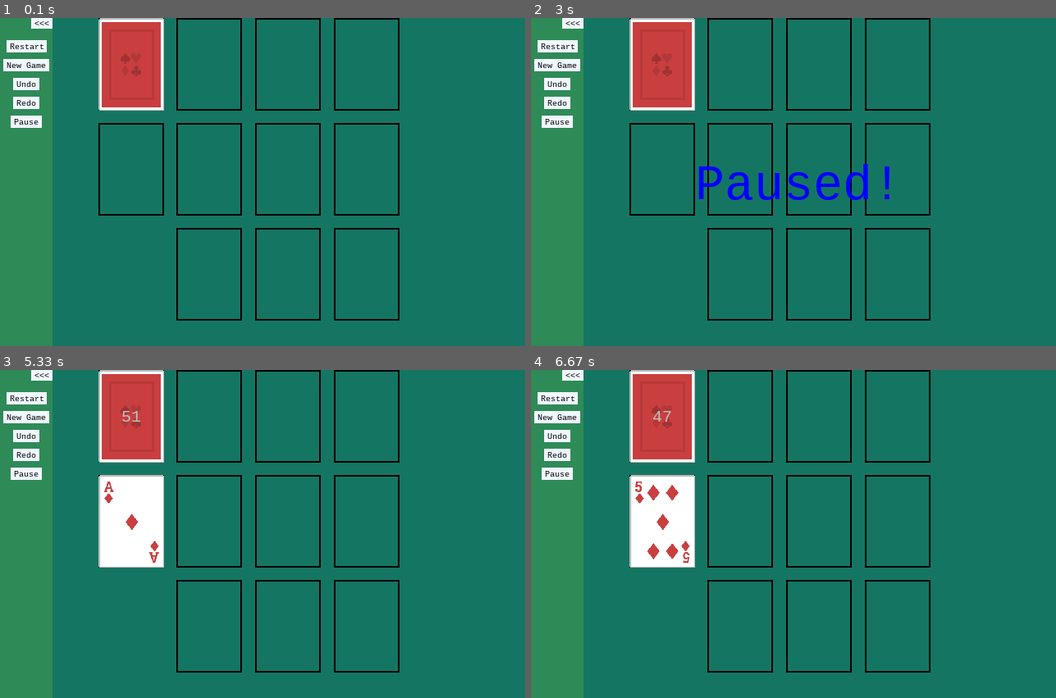
Above: before the commit, frames 1-4 (two rows, left to right).
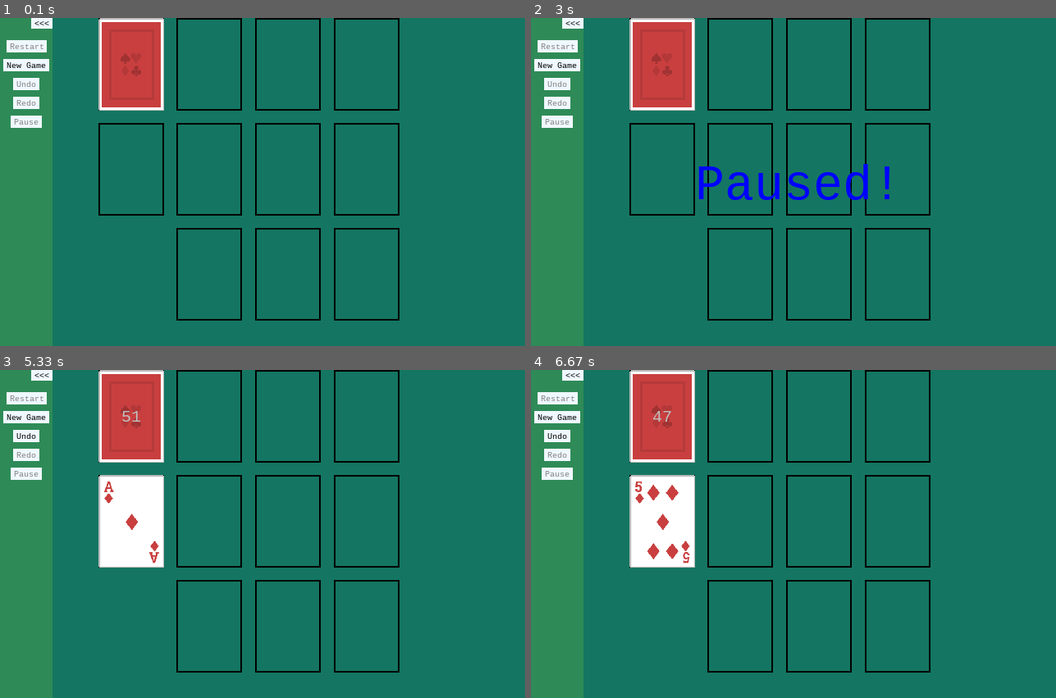
Above: after the commit, the same moments.

Repository: alexetsnyder/OuroborosPython
Game: pygame game, started from Pygame/FourSeasons/game.py
Same seed, same stepped clock (60 frames per second), same inputs: the game is played once before the commit and once after it.
Inputs (mouse positions are in pixels of both pictures, inside the frame that each line leads up to):
- Up to frame 1 (0.1 s): no input
- Up to frame 2 (3 s): hold Esc 0.33-0.8 s; move the mouse to (772, 195) at 0.37 s; hold Esc 0.83-1.3 s; move the mouse to (630, 132) at 0.87 s; click (767, 267) at 1.38 s; tap Esc at 2.67 s
- Up to frame 3 (5.33 s): hold Esc 4.07-4.53 s; move the mouse to (147, 507) at 4.1 s; click (136, 448) at 5.12 s
- Up to frame 4 (6.67 s): press the mouse at (667, 448) at 5.43 s; move the mouse to (678, 514) at 5.53 s; move the mouse to (688, 586) at 5.63 s; release the mouse at (688, 586) at 5.67 s; press the mouse at (667, 448) at 5.77 s; move the mouse to (741, 534) at 5.87 s; move the mouse to (814, 622) at 5.97 s; release the mouse at (814, 622) at 6 s; press the mouse at (667, 448) at 6.1 s; move the mouse to (662, 474) at 6.2 s; move the mouse to (662, 501) at 6.3 s; release the mouse at (662, 501) at 6.33 s; press the mouse at (667, 448) at 6.43 s; move the mouse to (657, 432) at 6.53 s; move the mouse to (651, 415) at 6.63 s

The runs differ from the first frame. In frame 1, 0.1% of the frame differs, in the area x 1-9%, y 7-33%; in frame 2, 0.1%; in frame 3, 0.1%; in frame 4, 0.1%.

Commit message:
Buttons Work, Bug Fixes, and Refactored
Fixed bug that was crashing the game if you resized before clicking new deal. Fixed bug preventing pause button to work. All buttons are disabled except for new game at the start. Then restart and pause are enabled. Undo and Redo are only enabled if there is anything to undo or redo respectively. Refactored trans module to acts. Refactored redeal to restart to be consistent throughout the program.  Fixed bug that allowed undo of picking up a card and placing it back onto the same tile.

Diff:
--- a/Pygame/FourSeasons/trans.py
+++ b/Pygame/FourSeasons/acts.py
@@ -1,4 +1,6 @@
-#trans.py
+#acts.py
+import events
+from structs import *
 
 class UndoAction:
 	def __init__(self, undo_method, redo_method, *args):
@@ -20,22 +22,34 @@
 	def post(self, action):
 		self.redo_stack.clear()
 		self.undo_stack.append(action)
+		events.UserEvent(CustomEvent.REDO_STACK_CLEARED).post()
+		events.UserEvent(CustomEvent.UNDO_ENABLED).post()
 
 	def clear(self):
 		self.redo_stack.clear()
 		self.undo_stack.clear()
+		events.UserEvent(CustomEvent.REDO_STACK_CLEARED).post()
+		events.UserEvent(CustomEvent.UNDO_STACK_CLEARED).post()
+
+	def can_undo(self):
+		return len(self.undo_stack) > 0
+
+	def can_redo(self):
+		return len(self.redo_stack) > 0
 
 	def redo(self):
 		if any(self.redo_stack):
 			redo_action = self.redo_stack.pop()
 			redo_action.redo()
 			self.undo_stack.append(redo_action)
+			events.UserEvent(CustomEvent.UNDO_ENABLED).post()
 
 	def undo(self):
 		if any(self.undo_stack):
 			undo_action = self.undo_stack.pop()
 			undo_action.undo()
 			self.redo_stack.append(undo_action)
+			events.UserEvent(CustomEvent.REDO_ENABLED).post()
 
 if __name__=='__main__':
 	pass
--- a/Pygame/FourSeasons/events.py
+++ b/Pygame/FourSeasons/events.py
@@ -42,7 +42,12 @@
 	CustomEvent.FIRST_CARD         : 'FIRST_CARD',
 	CustomEvent.DRAW_ONE           : 'DRAW_ONE',
 	CustomEvent.GAME_OVER          : 'GAME_OVER',
-	CustomEvent.RE_DEAL            : 'RE_DEAL',
+	CustomEvent.RESTART            : 'RESTART',
+	CustomEvent.PAUSE              : 'PAUSE',
+	CustomEvent.REDO_STACK_CLEARED : 'REDO_STACK_CLEARED',
+	CustomEvent.UNDO_ENABLED       : 'UNDO_ENABLED',
+	CustomEvent.REDO_ENABLED       : 'REDO_ENABLED',
+	CustomEvent.UNDO_STACK_CLEARED : 'UNDO_STACK_CLEARED'
 }
 
 PYGAME_MOUSE_BUTTON_TO_STRING = {
--- a/Pygame/FourSeasons/four_seasons.py
+++ b/Pygame/FourSeasons/four_seasons.py
@@ -1,9 +1,9 @@
 #four_seasons.py
-import go, imp, events, trans
+import go, imp, events, acts
 import pygame, random, time, sys
 from pygame import freetype
 from structs import *
-from geo import plottable
+from geo import plottable, Vector
 
 def pause_events_class(cls):
 	class ClassWrapper (cls):
@@ -16,7 +16,7 @@
 
 		def wire_events(self):
 			super().wire_events()
-			imp.IMP().add_delegate(events.KeyDownEvent(pygame.K_ESCAPE).listen(self.on_pause))
+			imp.IMP().add_delegate(events.UserEvent(CustomEvent.PAUSE).listen(self.on_pause))
 	return ClassWrapper
 
 def pause_events_method(func):
@@ -59,7 +59,7 @@
 	def on_card_motion(self, event):
 		if self.is_selected:
 			new_pos = event.pos
-			v = go.Vector(*new_pos) - go.Vector(*self.mouse_pos)
+			v = Vector(*new_pos) - Vector(*self.mouse_pos)
 			self.move(v.v0, v.v1)
 			self.mouse_pos = new_pos
 
@@ -131,7 +131,7 @@
 	def wire_events(self):
 		imp.IMP().add_delegate(events.UserEvent(CustomEvent.TILE_CLICKED).listen(self.on_tile_clicked))
 		imp.IMP().add_delegate(events.UserEvent(CustomEvent.NEW_DEAL).listen(self.on_new_deal))
-		imp.IMP().add_delegate(events.UserEvent(CustomEvent.RE_DEAL).listen(self.on_redeal))
+		imp.IMP().add_delegate(events.UserEvent(CustomEvent.RESTART).listen(self.on_restart))
 		imp.IMP().add_delegate(events.UserEvent(CustomEvent.DRAW_ONE).listen(self.on_draw_one))
 		imp.IMP().add_delegate(events.UserEvent(CustomEvent.CARD_TABLE_RESIZED).listen(self.on_card_table_resized))
 
@@ -146,7 +146,7 @@
 			event.deck_tile.update_text(str(remaining))
 			print('Action> Next Card: (#{} {}) and {} Left.'.format(next_index, next_card, remaining))
 			undo_args = (next_index, next_card, event.deck_tile, event.discard_tile)
-			undo_action = trans.UndoAction(self.undo_draw, self.redo_draw, *undo_args)
+			undo_action = acts.UndoAction(self.undo_draw, self.redo_draw, *undo_args)
 			imp.IMP().actions.post(undo_action)
 
 	@pause_events_method
@@ -154,8 +154,8 @@
 		self.new_deal(event.tiles)
 
 	@pause_events_method
-	def on_redeal(self, event):
-		self.redeal(event.tiles)
+	def on_restart(self, event):
+		self.restart(event.tiles)
 
 	@pause_events_method
 	def on_tile_clicked(self, event):
@@ -199,7 +199,7 @@
 		self.print_seed()
 		random.shuffle(self.deck)
 
-	def redeal(self, tiles):
+	def restart(self, tiles):
 		return self.deal(tiles)
 
 	def new_deal(self, tiles):
@@ -354,7 +354,8 @@
 			suit_text.set_visibility(True)
 
 	def on_card_table_resized(self, event):
-		self.update_foundation_text()
+		if not self.first_card == None:
+			self.update_foundation_text()
 
 	def update_foundation_text(self):
 		font_info = go.FontInfo(font_size=self.font_size, font_name=Card.SUIT_FONT, font_color=self.first_card.suit_color)
@@ -443,9 +444,10 @@
 			if selected_tile.can_lay(selected_card):
 				print('Action> {} -> {} -> {}'.format(original_tile.index, selected_card, selected_tile))
 				selected_tile.lay(selected_card)
-				undo_args = (original_tile, selected_tile, selected_card)
-				undo_action = trans.UndoAction(self.undo_card_layed, self.redo_card_layed, *undo_args)
-				imp.IMP().actions.post(undo_action)
+				if not selected_tile.index == original_tile.index:
+					undo_args = (original_tile, selected_tile, selected_card)
+					undo_action = acts.UndoAction(self.undo_card_layed, self.redo_card_layed, *undo_args)
+					imp.IMP().actions.post(undo_action)
 			else:
 				print('Action> {} <- {}'.format(original_tile, selected_card))
 				original_tile.lay(selected_card)
@@ -582,10 +584,10 @@
 	def on_mouse_motion(self, event):
 		events.UserEvent(CustomEvent.CARD_MOTION).post(pos=event.pos)
 
-	def redeal(self):
+	def restart(self):
 		self.card_tiles.reset()
 		imp.IMP().actions.clear()
-		events.UserEvent(CustomEvent.RE_DEAL).post(tiles=self.card_tiles.find_all())
+		events.UserEvent(CustomEvent.RESTART).post(tiles=self.card_tiles.find_all())
 
 	def new_deal(self):
 		imp.IMP().actions.clear()
--- a/Pygame/FourSeasons/game.py
+++ b/Pygame/FourSeasons/game.py
@@ -1,20 +1,18 @@
 #game.py
 import controls
 import pygame, time
-import events, imp, go, trans
+import events, imp, go
 import four_seasons as fs
-from config import Config
 from structs import *
 
 #ToDo:
-#1) Buttons Pause, Undo, Redo, Redraw, NewDeal.
+#1) Quick Click (click on a card and it is placed on a tile).
 #2) Timer.
 #3) Score.
 #4) Refactor foundation tile background.
 #5) Only winable hands.
 #6) One list to draw everything.
 #7) Center the game better.
-#8) Resize breaks before game start.
 
 class Screen:
 	def __init__(self, size):
@@ -62,30 +60,60 @@
 		imp.IMP().add_delegate(events.WindowResizedEvent().listen(self.on_resize))
 		imp.IMP().add_delegate(events.KeyDownEvent(pygame.K_ESCAPE).listen(self.on_pause))
 		imp.IMP().add_delegate(events.UserEvent(CustomEvent.GAME_OVER).listen(self.on_game_over))
+		imp.IMP().add_delegate(events.UserEvent(CustomEvent.UNDO_STACK_CLEARED).listen(self.on_redo_undo_changed))
+		imp.IMP().add_delegate(events.UserEvent(CustomEvent.REDO_STACK_CLEARED).listen(self.on_redo_undo_changed))
+		imp.IMP().add_delegate(events.UserEvent(CustomEvent.UNDO_ENABLED).listen(self.on_redo_undo_changed))
+		imp.IMP().add_delegate(events.UserEvent(CustomEvent.REDO_ENABLED).listen(self.on_redo_undo_changed))
 
 	def create_side_bar(self):
 		buttons = []
-		buttons.append(controls.Button('Restart', self.redeal))
-		buttons.append(controls.Button('New Game', self.new_game))
-		buttons.append(controls.Button('Undo', self.undo))
-		buttons.append(controls.Button('Redo', self.redo))
-		buttons.append(controls.Button('Pause', self.pause_btn))
+		self.restart_btn = controls.Button('Restart', self.restart)
+		self.new_game_btn = controls.Button('New Game', self.new_game)
+		self.undo_btn = controls.Button('Undo', self.undo)
+		self.redo_btn = controls.Button('Redo', self.redo)
+		self.pause_btn = controls.Button('Pause', self.on_pause)
+		self.restart_btn.set_enabled(False)
+		self.undo_btn.set_enabled(False)
+		self.redo_btn.set_enabled(False)
+		self.pause_btn.set_enabled(False)
+		buttons.append(self.restart_btn)
+		buttons.append(self.new_game_btn)
+		buttons.append(self.undo_btn)
+		buttons.append(self.redo_btn)
+		buttons.append(self.pause_btn)
 		self.side_bar = controls.SideBar(self.h, controls=buttons)
 
 	def new_game(self, event):
 		self.card_table.new_deal()
-
-	def redeal(self, event):
-		self.card_table.redeal()
+		self.restart_btn.set_enabled(True)
+		self.pause_btn.set_enabled(True)
+
+	def restart(self, event):
+		self.card_table.restart()
 
 	def undo(self, event):
 		imp.IMP().actions.undo()
+		self.toggle_undo_redo()
 
 	def redo(self, event):
 		imp.IMP().actions.redo()
-
-	def pause_btn(self, event):
-		self.on_pause(event)
+		self.toggle_undo_redo()
+
+	def toggle_undo_redo(self):
+		self.toggle_undo()
+		self.toggle_redo()
+
+	def toggle_undo(self):
+		is_enabled = False
+		if imp.IMP().actions.can_undo():
+			is_enabled = True
+		self.undo_btn.set_enabled(is_enabled)
+
+	def toggle_redo(self):
+		is_enabled = False
+		if imp.IMP().actions.can_redo():
+			is_enabled = True
+		self.redo_btn.set_enabled(is_enabled)
 
 	def set_title(self):
 		imp.IMP().screen.set_title(self.title)
@@ -107,6 +135,7 @@
 			self.pause_text.set_text('Paused!')
 			self.pause_text.center_on(self.center)
 			self.card_table.new_deal()
+		print(self)
 		self.pause()
 
 	def on_game_over(self, event):
@@ -114,9 +143,13 @@
 		imp.IMP().actions.clear()
 		self.pause_text.set_text('Winner!')
 		self.pause_text.center_on(self.center)
-		events.KeyDownEvent(pygame.K_ESCAPE).post()
+		events.KeyDownEvent(CustomEvent.PAUSE).post()
+
+	def on_redo_undo_changed(self, event):
+		self.toggle_undo_redo()
 
 	def pause(self):
+		events.UserEvent(CustomEvent.PAUSE).post()
 		self.is_paused = not self.is_paused
 		self.pause_text.set_visibility(self.is_paused)
 		if not self.is_paused:
@@ -160,11 +193,15 @@
 			self.tick()
 
 if __name__=='__main__':
-	actions = trans.UndoActions()
+	import acts
+	from config import Config
+
+	actions = acts.UndoActions()
 	config = Config('data_file.txt')
 	event_dispatcher = events.EventDispatcher()
 	screen = Screen(config.try_get('WINDOW_SIZE', (640, 400)))
 	debug = config.try_get('DEBUG', False)
 	imp.IMP().init(screen, config, event_dispatcher, actions, debug)
+
 	game = Game()
 	game.run()
--- a/Pygame/FourSeasons/structs.py
+++ b/Pygame/FourSeasons/structs.py
@@ -34,7 +34,12 @@
 	FIRST_CARD         = 6
 	DRAW_ONE           = 7
 	GAME_OVER          = 8
-	RE_DEAL            = 9
+	RESTART            = 9
+	PAUSE              = 10
+	REDO_STACK_CLEARED = 11
+	UNDO_ENABLED       = 12
+	REDO_ENABLED       = 14
+	UNDO_STACK_CLEARED = 15
 
 class Suits:
 	DIAMONDS = 0
